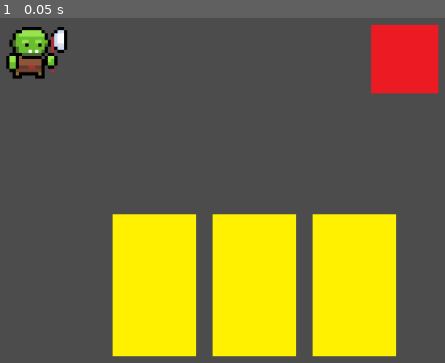
Above: before the commit, frame 1.
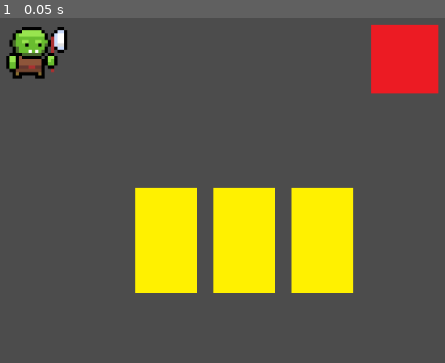
Above: after the commit, the same moment.

Repository: gologo-path/GameProject
Game: Godot game, scene res://scenes/Main.tscn
Two runs of this game, one before a commit and one after it. Both use one fixed random seed, a clock stepped at 60 frames per second and the inputs below.
Inputs:
- Up to frame 1 (0.05 s): no input

The runs differ from the first frame. In frame 1, 19% of the frame differs, in the area x 25-89%, y 49-99%.

Commit message:
replaced card's sprite, writed scripts for card selection

Diff:
--- /dev/null
+++ b/scenes/Card.tscn
@@ -0,0 +1,12 @@
+[gd_scene load_steps=3 format=2]
+
+[ext_resource path="res://assets/1.png" type="Texture" id=1]
+[ext_resource path="res://scripts/Card.gd" type="Script" id=2]
+
+[node name="Node2D" type="Node2D"]
+
+[node name="Sprite" type="Sprite" parent="."]
+scale = Vector2( 0.5, 0.5 )
+texture = ExtResource( 1 )
+centered = false
+script = ExtResource( 2 )
--- a/scenes/Cards.tscn
+++ b/scenes/Cards.tscn
@@ -1,20 +1,15 @@
-[gd_scene load_steps=2 format=2]
+[gd_scene load_steps=3 format=2]
 
-[ext_resource path="res://assets/1.png" type="Texture" id=1]
+[ext_resource path="res://scenes/Card.tscn" type="PackedScene" id=1]
+[ext_resource path="res://scripts/Cards.gd" type="Script" id=2]
 
 [node name="Node2D" type="Node2D"]
+script = ExtResource( 2 )
 
-[node name="1" type="Sprite" parent="."]
-position = Vector2( 384, 480 )
-scale = Vector2( 0.337365, 0.337365 )
-texture = ExtResource( 1 )
+[node name="Node2D" parent="." instance=ExtResource( 1 )]
 
-[node name="2" type="Sprite" parent="."]
-position = Vector2( 512, 480 )
-scale = Vector2( 0.337365, 0.337365 )
-texture = ExtResource( 1 )
+[node name="Node2D2" parent="." instance=ExtResource( 1 )]
+position = Vector2( 200, 0 )
 
-[node name="3" type="Sprite" parent="."]
-position = Vector2( 640, 480 )
-scale = Vector2( 0.337365, 0.337365 )
-texture = ExtResource( 1 )
+[node name="Node2D3" parent="." instance=ExtResource( 1 )]
+position = Vector2( 400, 0 )
--- a/scenes/Main.tscn
+++ b/scenes/Main.tscn
@@ -16,6 +16,8 @@
 scale = Vector2( 0.270657, 0.270657 )
 
 [node name="Node2D" parent="." instance=ExtResource( 3 )]
-position = Vector2( 0.748108, 4.69638 )
+position = Vector2( 360, 360 )
+scale = Vector2( 0.5, 0.5 )
 
-[connection signal="clicked" from="Sprite2" to="." method="_on_Sprite2_clicked"]
+[connection signal="selected" from="Sprite2" to="." method="_on_Sprite2_selected"]
+[connection signal="card_selected" from="Node2D" to="." method="_on_Node2D_card_selected"]
--- /dev/null
+++ b/scripts/Card.gd
@@ -0,0 +1,16 @@
+extends Sprite
+
+var id = '1'
+
+func _input(event):
+	if event is InputEventMouseButton and event.pressed and event.button_index == BUTTON_LEFT:
+		if get_rect().has_point(to_local(event.position)):
+			get_parent().get_parent().card_selected(id)
+
+func _ready():
+	pass # Replace with function body.
+
+
+# Called every frame. 'delta' is the elapsed time since the previous frame.
+#func _process(delta):
+#	pass
--- /dev/null
+++ b/scripts/Cards.gd
@@ -0,0 +1,14 @@
+extends Node2D
+
+signal card_selected(id)
+
+func card_selected(id):
+	emit_signal("card_selected",id)
+
+func _ready():
+	pass # Replace with function body.
+
+
+# Called every frame. 'delta' is the elapsed time since the previous frame.
+#func _process(delta):
+#	pass
--- a/scripts/Enemy.gd
+++ b/scripts/Enemy.gd
@@ -3,7 +3,7 @@
 func _ready():
 	pass
 
-signal clicked
+signal selected
 
 #func _process(delta):
 #	pass
@@ -11,4 +11,4 @@
 func _input(event):
 	if event is InputEventMouseButton and event.pressed and event.button_index == BUTTON_LEFT:
 		if get_rect().has_point(to_local(event.position)):
-			emit_signal("clicked") # signal on click
+			emit_signal("selected") # signal on click
--- a/scripts/Main.gd
+++ b/scripts/Main.gd
@@ -1,9 +1,18 @@
 extends Node2D
 
+var enemy_selected = false # stub, change at enemy_id later
+var card_id = ""
 
 func _ready():
 	pass
 
 
-func _on_Sprite2_clicked():
-	print("Clicked") # stub, TODO selection of signaled enemy
+
+func _on_Node2D_card_selected(id):
+	card_id = id
+	print(card_id)
+
+
+func _on_Sprite2_selected():
+	enemy_selected = not enemy_selected
+	print(enemy_selected)
